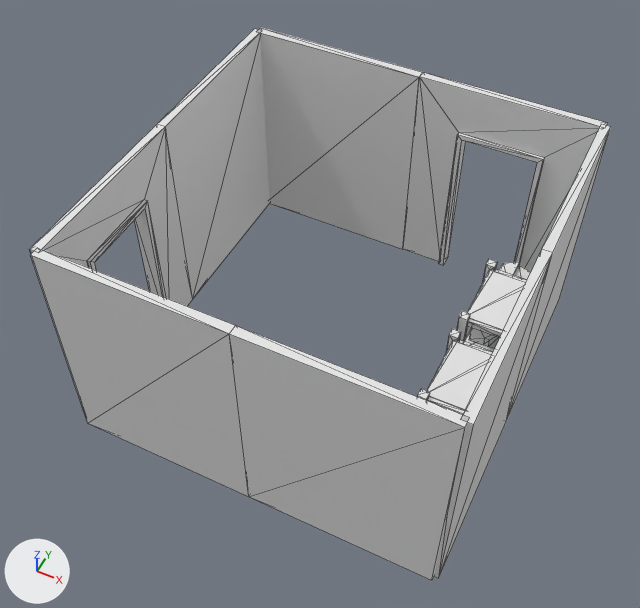
The glTF model scenes/room05.gltf as it was, and as the next commit left it.
The view is the same before and after, from a 50 mm camera at (4.69, -7.81, 8.04) aimed at (1.91, -2.25, 1.1). Arrows for +X, +Y and +Z are at lower left; the lights stay in place. Mesh edges are drawn as thin lines. Where no turn or scale is listed for an object, it has been applied to the vertices.

The first picture shows 'bookcase_open', 'bookcase_open.001', 'wall.001', 'wall.002', 'wall.003', 'wall.004', 'wall.006', 'wall.009', 'wall_doorway', 'wall_doorway.001'.
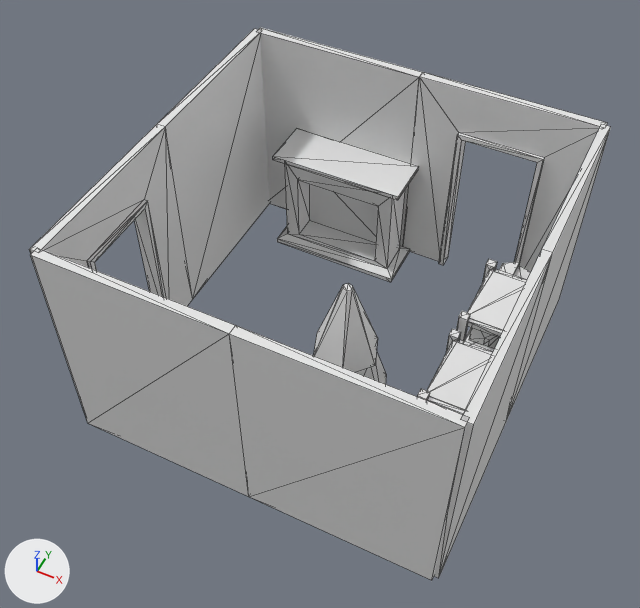
Commit message: Add choinka

Where the change shows, as pixel boxes [x1, y1, x2, y2] in the pictures (640 x 608 px):
'fireplace', added
    after: [273, 128, 419, 282]
'choinka', added
    after: [313, 284, 386, 384]

Diff of the bpy script that builds the scene:
```diff
--- a/scenes/room05.gltf.py
+++ b/scenes/room05.gltf.py
@@ me_fireplace @@
+me_fireplace.from_pydata(...)  # 32 vertices, 60 faces; spans x -0.8..0.8, y -0.3..0.3, z 0.0..1.4
@@ me_choinka @@
+me_choinka.from_pydata(...)  # 48 vertices, 92 faces; spans x -0.75..0.75, y -0.71..0.71, z 0.0..2.5
@@ ob_fireplace @@
+ob_fireplace = bpy.data.objects.new('fireplace', me_fireplace)
+ob_fireplace.location = (1.29, -0.35, 0.0)
@@ ob_choinka @@
+ob_choinka = bpy.data.objects.new('choinka', me_choinka)
+ob_choinka.location = (2.6, -3.1, 0.0)
```
